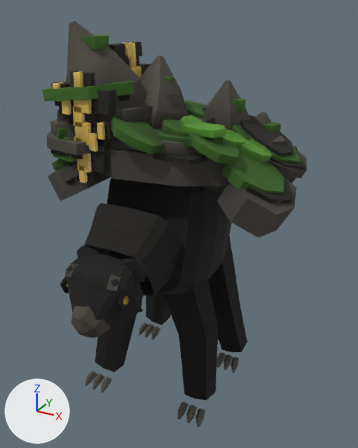
The glTF model assets/creatures/shanshen.glb as it was, and as the next commit left it.
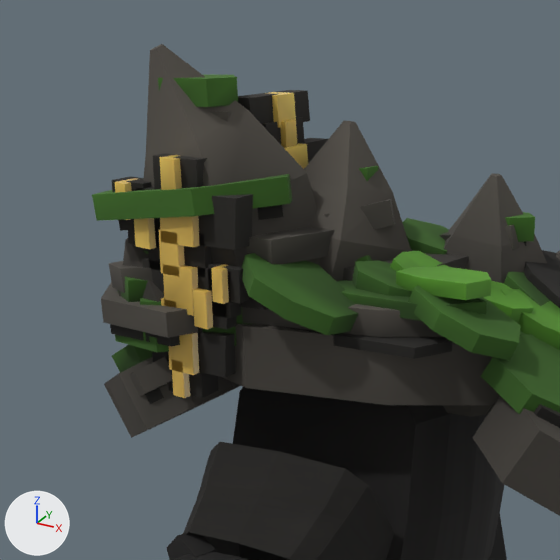
There are two pictures of each version: one whole from a 50 mm camera at (0.768, -1.302, 1.266) aimed at (0.066, -0.026, 0.628), one close up on the part from 0% to 72% of the width and 0% to 57% of the height. Lighting does not change. The marker at lower left points along +X, +Y and +Z. The first two pictures are the older version. Vertices at exactly the same position are counted once.

The first close-up shows 'creature'.
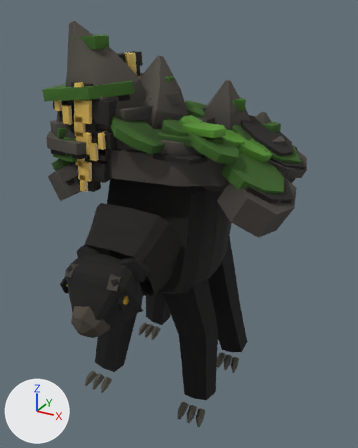
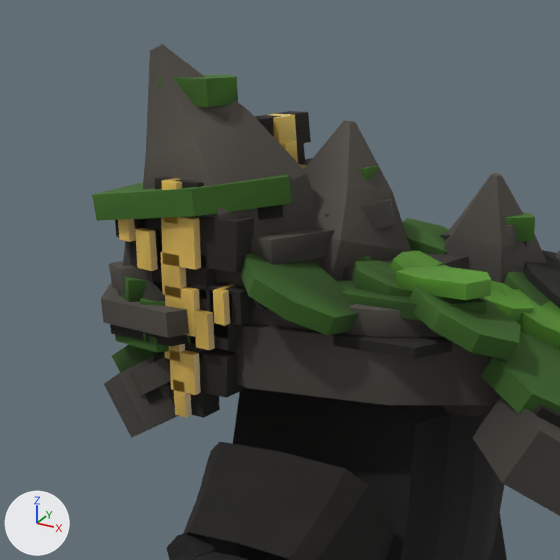
The change, as a diff of the scene's bpy script:
```diff
--- a/assets/creatures/shanshen.glb.py
+++ b/assets/creatures/shanshen.glb.py
@@ me_creature @@
 me_creature.from_pydata(...)  # 3723 vertices, 6508 faces; spans x -0.414..0.434, y -0.461..0.326, z -0.018..1.23
 # used by ob_creature; location = (0.0, 0.0, 0.0)
+# me_creature part 1: the loose piece of 8 vertices spanning x -0.117..-0.087, y -0.138..0.077, z 1.052..1.101 is moved by (0.0, 0.0, -0.028)
+# me_creature part 2: the loose piece of 8 vertices spanning x -0.123..-0.093, y -0.074..0.018, z 1.095..1.134 is moved by (0.0, 0.0, -0.028)
+# me_creature part 3: the loose piece of 8 vertices spanning x -0.129..-0.099, y -0.101..0.042, z 1.126..1.168 is moved by (0.0, 0.0, -0.028)
+# me_creature part 4: the loose piece of 8 vertices spanning x -0.178..-0.119, y -0.211..-0.175, z 0.791..0.843 is moved by (0.0, 0.0, -0.028)
+# me_creature part 5: the loose piece of 8 vertices spanning x -0.202..-0.075, y -0.211..-0.175, z 0.826..0.883 is moved by (0.0, 0.0, -0.028)
+# me_creature part 6: the loose piece of 8 vertices spanning x -0.194..-0.114, y -0.211..-0.175, z 0.869..0.924 is moved by (0.0, 0.0, -0.028)
+# me_creature part 7: the loose piece of 8 vertices spanning x -0.208..-0.06, y -0.211..-0.175, z 0.907..0.97 is moved by (0.0, 0.0, -0.028)
+# me_creature part 8: the loose piece of 8 vertices spanning x -0.193..-0.098, y -0.211..-0.175, z 0.956..1.013 is moved by (0.0, 0.0, -0.028)
+# me_creature part 9: the loose piece of 8 vertices spanning x -0.209..-0.047, y -0.211..-0.175, z 0.996..1.061 is moved by (0.0, 0.0, -0.028)
+# me_creature part 10: the loose piece of 8 vertices spanning x -0.174..-0.103, y -0.211..-0.175, z 1.051..1.103 is moved by (0.0, 0.0, -0.028)
+# me_creature part 11: the loose piece of 8 vertices spanning x -0.135..-0.07, y -0.211..-0.175, z 0.892..0.941 is moved by (0.0, 0.0, -0.028)
+# me_creature part 12: the loose piece of 8 vertices spanning x -0.098..-0.048, y -0.211..-0.175, z 0.929..0.973 is moved by (0.0, 0.0, -0.028)
+# me_creature part 13: the loose piece of 8 vertices spanning x -0.225..-0.151, y -0.211..-0.175, z 0.987..1.039 is moved by (0.0, 0.0, -0.028)
+# me_creature part 14: the loose piece of 8 vertices spanning x -0.245..-0.192, y -0.211..-0.175, z 1.021..1.068 is moved by (0.0, 0.0, -0.028)
+# me_creature part 15: 176 of the vertices in x -0.229..-0.037, y -0.223..0.018, z 0.791..1.168 are moved by (0.0, 0.0, -0.028)
 me_creature.materials.append(mat_fur_body)
```

Location of each change, (x1, y1, x2, y2) in pixels of the close-ups (560 x 560 px; the box of a moved part takes in the faces that stretch with it):
part 1 of me_creature, moved or reshaped (mostly hidden afterwards)
    before: (283, 138, 328, 164)
    after: (300, 158, 313, 165)
part 2 of me_creature, moved or reshaped
    before: (262, 117, 305, 144)
    after: (297, 139, 305, 164)
part 3 of me_creature, moved or reshaped
    before: (238, 90, 310, 124)
    after: (254, 111, 311, 143)
part 4 of me_creature, moved or reshaped
    before: (167, 357, 218, 398)
    after: (169, 382, 220, 418)
part 5 of me_creature, moved or reshaped
    before: (152, 331, 236, 377)
    after: (154, 348, 243, 398)
part 6 of me_creature, moved or reshaped (mostly hidden)
    before: (198, 327, 203, 340)
    after: (159, 336, 208, 362)
part 7 of me_creature, moved or reshaped
    before: (143, 257, 241, 318)
    after: (155, 282, 240, 340)
part 8 of me_creature, moved or reshaped
    before: (149, 228, 213, 278)
    after: (152, 249, 219, 299)
part 9 of me_creature, moved or reshaped
    before: (136, 187, 253, 250)
    after: (138, 216, 254, 272)
part 10 of me_creature, moved or reshaped
    before: (153, 154, 207, 190)
    after: (155, 177, 204, 217)
part 11 of me_creature, moved or reshaped
    before: (211, 291, 237, 329)
    after: (190, 312, 237, 350)
part 12 of me_creature, moved or reshaped
    before: (208, 263, 249, 304)
    after: (209, 282, 253, 325)
part 13 of me_creature, moved or reshaped
    before: (128, 218, 160, 248)
    after: (129, 227, 162, 269)
part 14 of me_creature, moved or reshaped
    before: (112, 177, 151, 192)
    after: (115, 218, 146, 237)
part 15 of me_creature, moved or reshaped
    before: (115, 92, 308, 398)
    after: (118, 114, 307, 418)
